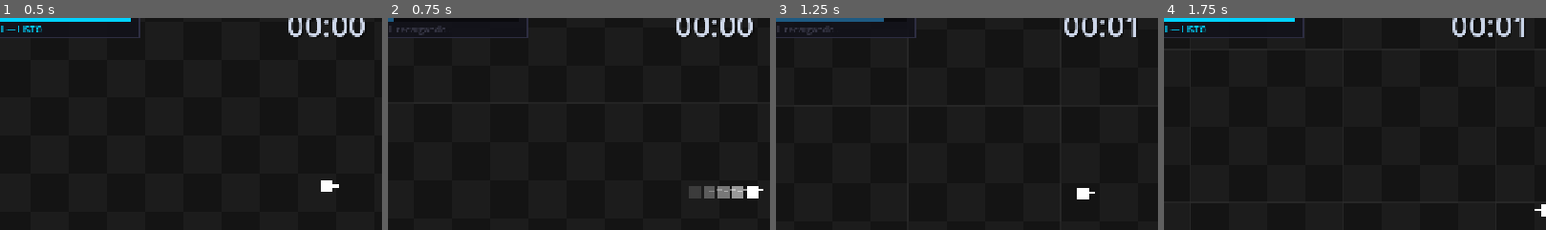
Above: before the commit, frames 1-4 (left to right).
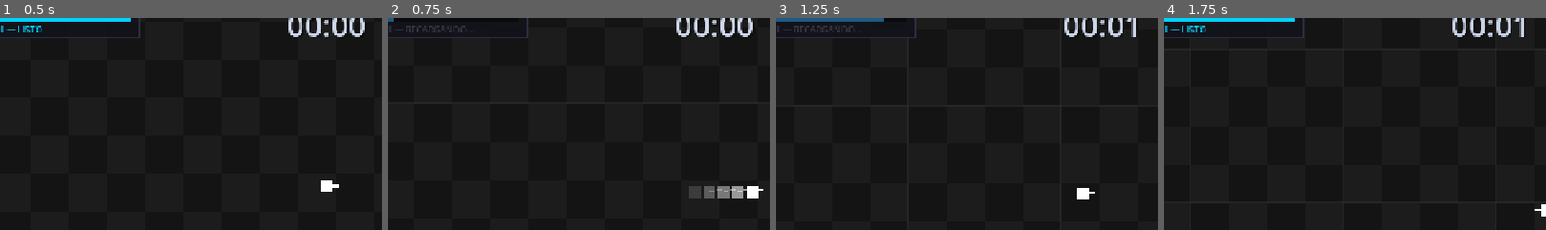
Above: after the commit, the same moments.

Repository: elJulioDev/ProyectSurvivor-Remake
Game: Godot game, scene res://scenes/gameplay.tscn
Same seed, same stepped clock (60 frames per second), same inputs: the game is played once before the commit and once after it. This scene is started directly instead of the project's main scene.
Inputs (mouse positions are % of the whole screen's width and height, from its top left):
- Up to frame 1 (0.5 s): no input
- Up to frame 2 (0.75 s): tap Enter at 0.5 s; move the mouse to (72, 44) at 0.52 s; hold D (move_right) from 0.53 s (still down); tap Ctrl (dash) at 0.6 s
- Up to frame 3 (1.25 s): keep holding D (move_right); tap 1 at 0.8 s
- Up to frame 4 (1.75 s): move the mouse to (30, 54) at 1.27 s; release D (move_right) at 1.28 s; hold S (move_down) from 1.28 s (still down); tap 1 at 1.35 s; tap 2 at 1.55 s
The pictures show only the part of the screen within x 7-57%, y 10-60%; the shares and areas given below are measured in that part.

Frame 1 is identical in both runs. In frame 2, 0.2% of the frame differs, in the area x 2-21%, y 3-9%; in frame 3, 0.2%; in frame 4, nothing differs.

Commit message:
Agregado sistema base temporal para sistema de armas.

Diff:
--- a/scenes/player.gd
+++ b/scenes/player.gd
@@ -86,6 +86,12 @@
 
 @onready var _weapon_pivot: Node2D = get_node_or_null("WeaponPivot")
 
+# ── Sistema de Armas ──────────────────────────────────────────────
+var active_weapons: Array[Node2D] = []
+var passive_weapons: Array[Node2D] = []
+var unlocked_weapon_names: Array[String] = ["PistolWeapon"] # Arma inicial
+var current_weapon_index: int = 0
+
 # ━━━━━━━━━━━━━━━━━━━━━━━━━━━━━━━━━━━━━━━━━━━━━━━━━━━━━━━━━━━━━━━━
 #  CICLO PRINCIPAL
 # ━━━━━━━━━━━━━━━━━━━━━━━━━━━━━━━━━━━━━━━━━━━━━━━━━━━━━━━━━━━━━━━━
@@ -107,6 +113,7 @@
 	_handle_movement(delta)
 	_clamp_to_world()
 	move_and_slide()
+	_process_weapons(delta)
 	queue_redraw()
 
 # ── Apuntado ──────────────────────────────────────────────────────
@@ -261,6 +268,79 @@
 		return 1.0
 	return 1.0 - clampf(_dash_cd_timer / cd_max, 0.0, 1.0)
 
+# ── Sistema de armas ───────────────────────────────────────────────────
+
+func _unhandled_key_input(event: InputEvent) -> void:
+	if not is_alive:
+		return
+
+	if event is InputEventKey and event.pressed and not event.echo:
+		match event.keycode:
+			KEY_1: _switch_weapon(0)
+			KEY_2: _switch_weapon(1)
+			KEY_3: _switch_weapon(2)
+			KEY_4: _switch_weapon(3)
+			KEY_5: _switch_weapon(4)
+			KEY_6: _switch_weapon(5)
+			KEY_7: _switch_weapon(6)
+
+func _switch_weapon(index: int) -> void:
+	if index < active_weapons.size():
+		current_weapon_index = index
+		print("Arma actual cambiada al índice: ", current_weapon_index)
+
+func _process_weapons(delta: float) -> void:
+	# Actualizar cooldowns de todas las armas (activas y pasivas)
+	for w in active_weapons:
+		if w.has_method("update_weapon"):
+			w.update_weapon(delta)
+
+	for pw in passive_weapons:
+		if pw.has_method("update_weapon"):
+			pw.update_weapon(delta)
+		if pw.has_method("auto_shoot"):
+			pw.auto_shoot(delta)
+
+func attack() -> bool:
+	if not is_alive or dash_active or active_weapons.is_empty():
+		return false
+
+	if current_weapon_index >= active_weapons.size():
+		current_weapon_index = 0
+
+	var current_weapon = active_weapons[current_weapon_index]
+	if current_weapon.has_method("shoot"):
+		return current_weapon.shoot()
+	return false
+
+func add_weapon(weapon_class_name: String) -> void:
+	if weapon_class_name in unlocked_weapon_names:
+		return
+
+	unlocked_weapon_names.append(weapon_class_name)
+
+	# Aquí debes instanciar la escena del arma.
+	# Asume que guardas tus armas en "res://scenes/weapons/"
+	# y que el archivo se llama igual que la clase (ej. PistolWeapon.tscn)
+	var weapon_scene_path = "res://scenes/weapons/" + weapon_class_name + ".tscn"
+
+	if ResourceLoader.exists(weapon_scene_path):
+		var weapon_instance = load(weapon_scene_path).instantiate()
+
+		# Agregamos el arma al pivote para que rote con el apuntado del mouse
+		if is_instance_valid(_weapon_pivot):
+			_weapon_pivot.add_child(weapon_instance)
+
+		# Separar pasivas de activas igual que en Pygame
+		if weapon_class_name in ["NovaWeapon", "OrbitalWeapon", "BoomerangWeapon"]:
+			passive_weapons.append(weapon_instance)
+			print("✅ Habilidad Pasiva desbloqueada: ", weapon_class_name)
+		else:
+			active_weapons.append(weapon_instance)
+			print("✅ Arma desbloqueada: ", weapon_class_name)
+	else:
+		print("Error: No se encontró la escena del arma en ", weapon_scene_path)
+
 # ━━━━━━━━━━━━━━━━━━━━━━━━━━━━━━━━━━━━━━━━━━━━━━━━━━━━━━━━━━━━━━━━
 #  DIBUJO
 # ━━━━━━━━━━━━━━━━━━━━━━━━━━━━━━━━━━━━━━━━━━━━━━━━━━━━━━━━━━━━━━━━
--- /dev/null
+++ b/scripts/entities/weapon_base.gd
@@ -0,0 +1,53 @@
+extends Node2D
+class_name WeaponBase
+
+@export var cooldown: float = 60.0 # En frames o adaptado a segundos (cooldown / 60.0)
+@export var damage: float = 10.0
+@export var kickback: float = 0.0
+@export var shake_amount: float = 0.0
+@export var base_spread: float = 0.0
+
+var current_cooldown: float = 0.0
+var current_spread: float = base_spread
+
+@onready var player = get_tree().get_first_node_in_group("player")
+
+func update_weapon(delta: float) -> void:
+	if current_cooldown > 0:
+		# Lee el stat global de cooldown del jugador
+		var cooldown_mult = player.global_cooldown_mult if "global_cooldown_mult" in player else 1.0
+		# Adaptación de frames a delta time de Godot (asumiendo base 60fps)
+		current_cooldown -= (1.0 * delta * 60.0) / cooldown_mult
+
+	if current_spread > base_spread:
+		current_spread -= 0.01 * delta * 60.0
+		if current_spread < base_spread:
+			current_spread = base_spread
+
+func shoot() -> bool:
+	if current_cooldown <= 0:
+		if activate():
+			current_cooldown = cooldown
+			_apply_physics()
+			# Aquí reproducirías el sonido de disparo
+			return true
+	return false
+
+func _apply_physics() -> void:
+	if kickback > 0 and player != null:
+		# Aplica el retroceso empujando al jugador en dirección contraria al ángulo
+		var angle = player.aim_angle
+		player.velocity.x += -cos(angle) * kickback * 60.0
+		player.velocity.y += -sin(angle) * kickback * 60.0
+
+	if shake_amount > 0:
+		# Lógica para llamar al shake de tu cámara
+		pass
+
+# Esta función debe ser sobrescrita por cada arma específica (Pistola, Escopeta, etc.)
+func activate() -> bool:
+	return false
+
+# Lógica exclusiva para armas como OrbitalWeapon o NovaWeapon
+func auto_shoot(delta: float) -> void:
+	pass
--- a/scripts/ui/hud.gd
+++ b/scripts/ui/hud.gd
@@ -283,7 +283,7 @@
 		dash_lbl = "DASH — LISTO"
 		dash_col = C_DASH_READY
 	else:
-		dash_lbl = "DASH  recargando…"
+		dash_lbl = "DASH — RECARGANDO…"
 		dash_col = C_DIM
 	_text(dash_lbl, Vector2(BX, dash_y + 11.0), FS_TINY, dash_col)
 
Not shown, added: scripts/entities/weapon_base.gd.uid
